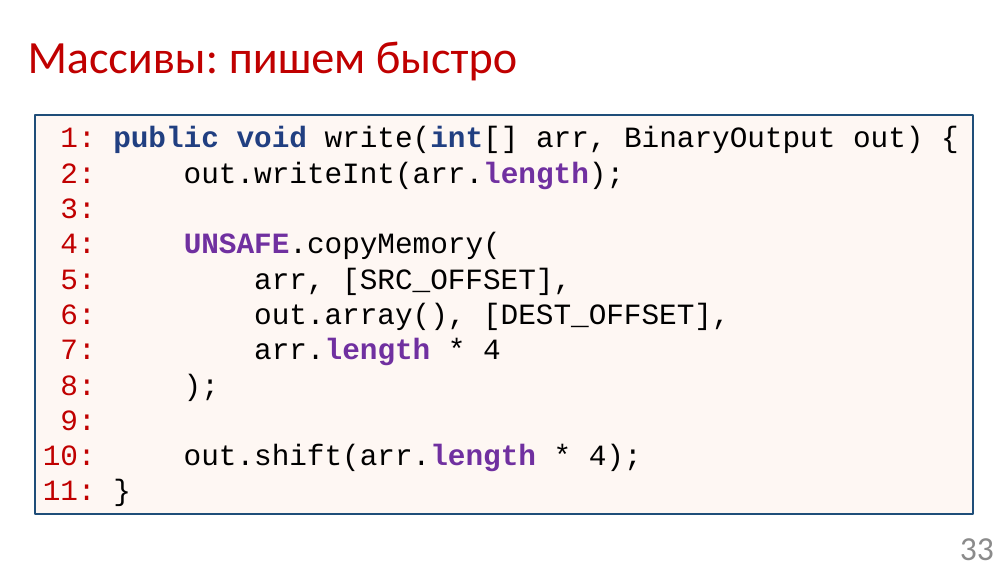
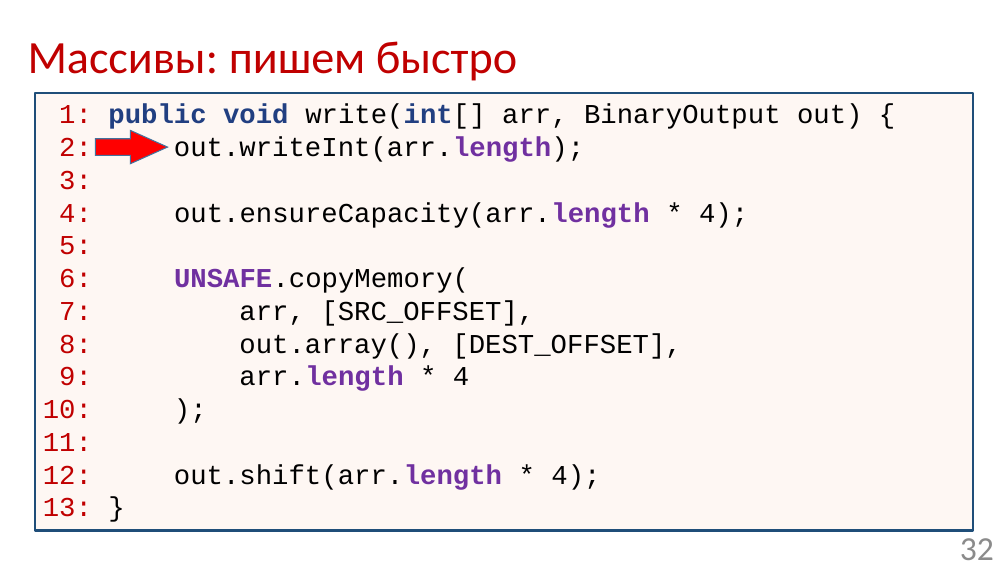
Before and after one commit to Mmuzaf/ozerov_2017_joker, a slide deck: slide 32 of slides/ozerov_joker2017_serialization.pptx (slide 33 before the commit). Drawn at 1008x567 pixels with LibreOffice and Linux fonts; fonts in the diff are those of the drawing; background and template pictures are left out. Boxes give left, top, right and bottom in pixels: in the first picture for what was removed or moved away, otherwise in the second. Text is boxed around its words. In the diff, an @@ line names an element or a change of style, - is before the commit and + after.

```diff
--- a/slides/ozerov_joker2017_serialization.pptx
+++ b/slides/ozerov_joker2017_serialization.pptx
@@ rectangle "1: public void write(int[] arr, ...": place and size @@
-rectangle "1: public void write(int[] arr, ..." at [36,115,974,514]
+rectangle "1: public void write(int[] arr, ..." at [36,93,974,531]
@@ text in rectangle at [59,104,863,190]: size 28 to 26 pt in "1: public void write(int[] arr, BinaryOutput out) ...", "2: out.writeInt(arr.length);", "3:" @@
@@ right arrow added at [95,130,167,163], fill #FF0000, outline #43739E 1 pt @@
@@ text in rectangle at [43,202,748,517]: text changed; size 28 to 26 pt @@
-4: UNSAFE.copyMemory(
-5: arr, [SRC_OFFSET],
-6: out.array(), [DEST_OFFSET],
-7: arr.length * 4
-8: );
-9:
-10: out.shift(arr.length * 4);
-11: }
+4: out.ensureCapacity(arr.length * 4);
+5:
+6: UNSAFE.copyMemory(
+7: arr, [SRC_OFFSET],
+8: out.array(), [DEST_OFFSET],
+9: arr.length * 4
+10: );
+11:
+12: out.shift(arr.length * 4);
+13: }
@@ page number at [960,538,994,560]: text changed @@
-33
+32
```
Also in this commit, not shown: 10 other slides changed, 3 slides added, 6 slides removed.
